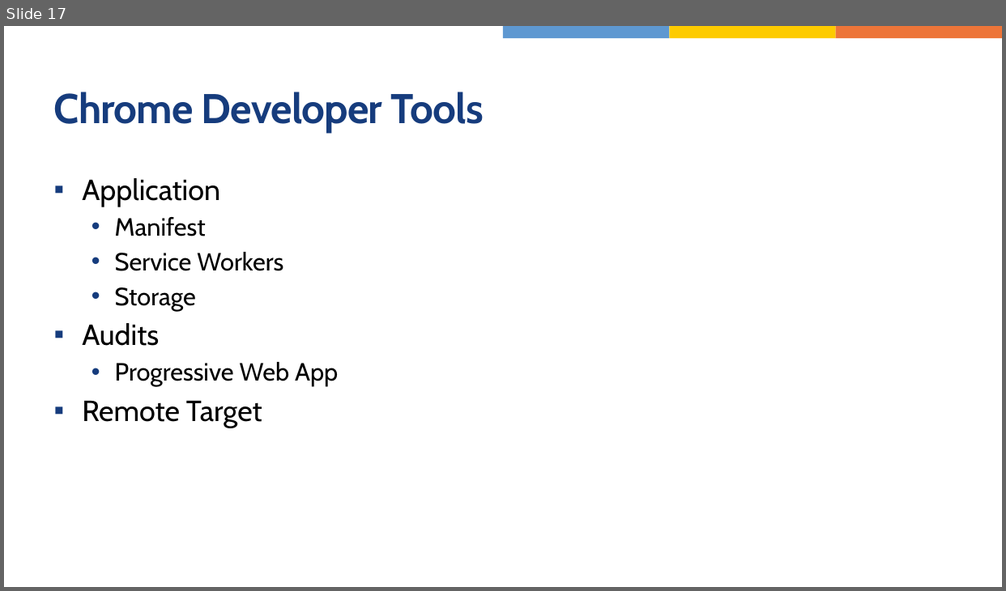
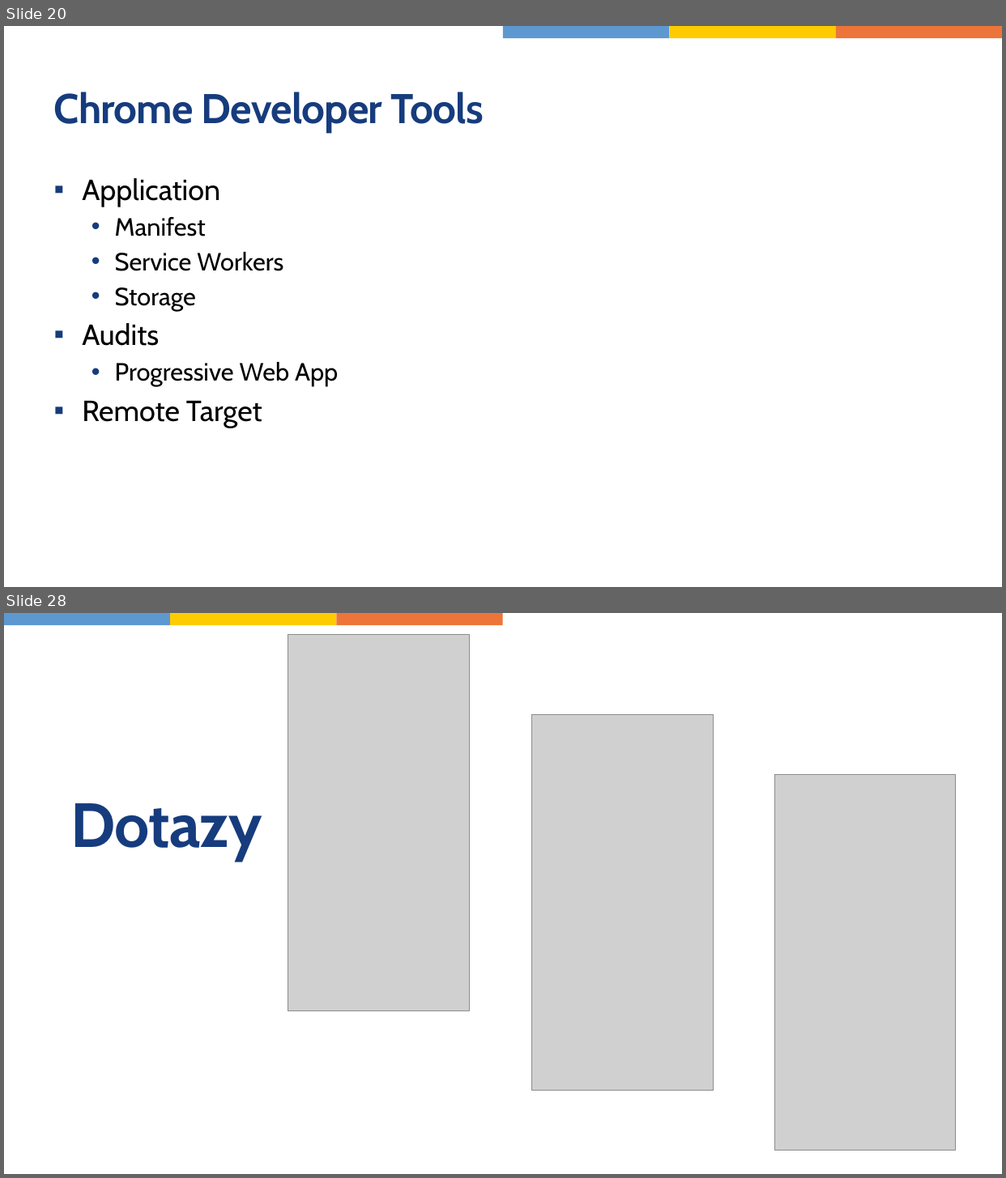
Before and after one commit to jasho/wug-blazor-pwa, a slide deck: WUG-Blazor-PWA.pptx. Shown one above the other, each under a label of ours: slide 17 before the commit, slides 20 and 28 after it; the slides between them are not shown. The pictures are 1006x591 and 1006x1178 pixels, drawn with LibreOffice and Linux fonts; fonts in the diff are those of the drawing; grey boxes stand for pictures. Boxes give left, top, right and bottom in pixels: in the first picture for what was removed or moved away, otherwise in the second. Text is boxed around its words. In the diff, an @@ line names an element or a change of style, - is before the commit and + after.

Commit message:
Modified service worker to work without workbox. Added offline fallback document and image. Updated presentation.

```diff
--- a/WUG-Blazor-PWA.pptx
+++ b/WUG-Blazor-PWA.pptx
@@ slide 28 added at <box>4,613,1002,1174</box>, background #FFFFFF @@
@@ rectangle added at <box>4,613,170,626</box>, fill #5E98D1 @@
@@ rectangle added at <box>170,613,336,626</box>, fill #FDCB00 @@
@@ picture added at <box>288,635,470,1012</box> @@
@@ rectangle added at <box>336,613,503,626</box>, fill #ED7539 @@
@@ picture added at <box>532,714,713,1091</box> @@
@@ picture added at <box>775,775,957,1152</box> @@
@@ title added at <box>70,803,262,862</box>, 60 pt, text #163C7D, bold @@
+Dotazy
@@ what was slide 17 is now slide 20 @@
```
Also in this commit, not shown: 3 slides changed, 11 other slides added, 2 slides removed, 4 other files.
